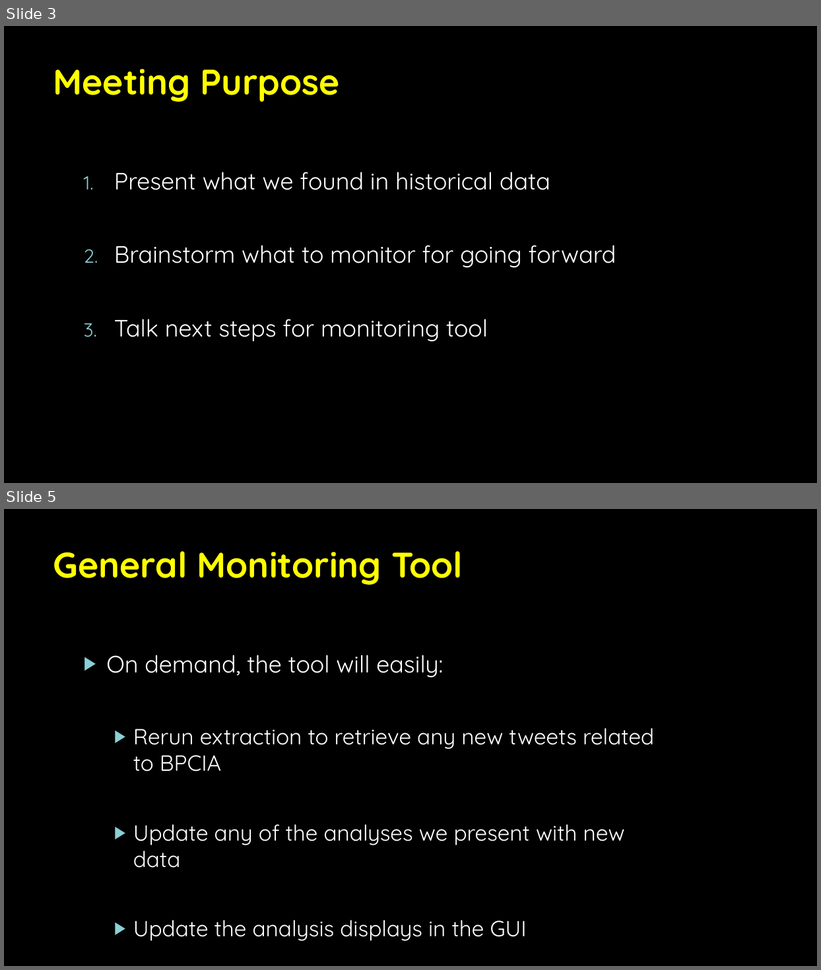
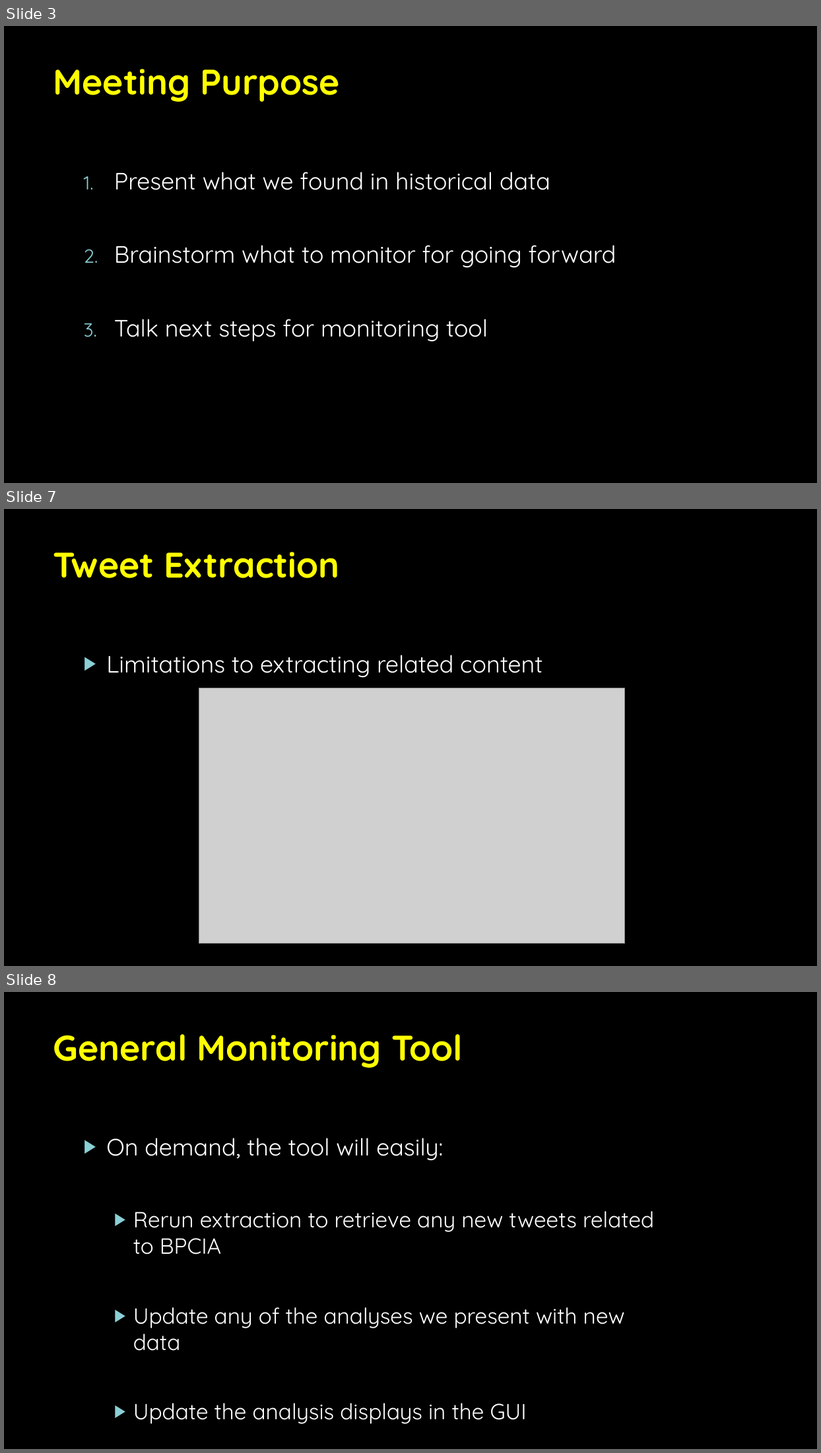
Before and after one commit to Luke-Patterson/BPCIA, a slide deck: BPCI Twitter Analysis Slides.pptx. Shown one above the other, each under a label of ours: slides 3 and 5 before the commit, slides 3, 7 and 8 after it; the slides between them are not shown. The pictures are 821x970 and 821x1453 pixels, drawn with LibreOffice and Linux fonts; fonts in the diff are those of the drawing; grey boxes stand for pictures; background and template pictures are left out. Boxes give left, top, right and bottom in pixels: in the first picture for what was removed or moved away, otherwise in the second. Text is boxed around its words. In the diff, an @@ line names an element or a change of style, - is before the commit and + after.

```diff
--- a/BPCI Twitter Analysis Slides.pptx
+++ b/BPCI Twitter Analysis Slides.pptx
@@ slide 7 added at <box>4,509,817,966</box>, background picture (left out) @@
@@ title added at <box>54,552,340,578</box>, 42 pt, text #FFFF00, bold @@
+Tweet Extraction
@@ text added at <box>106,655,543,678</box>, 28 pt, text #FFFFFF @@
+▶ Limitations to extracting related content
@@ picture added at <box>199,689,625,944</box> @@
@@ what was slide 5 is now slide 8 @@
```
Also in this commit, not shown: 2 slides changed, 10 other slides added, 40 other files.
